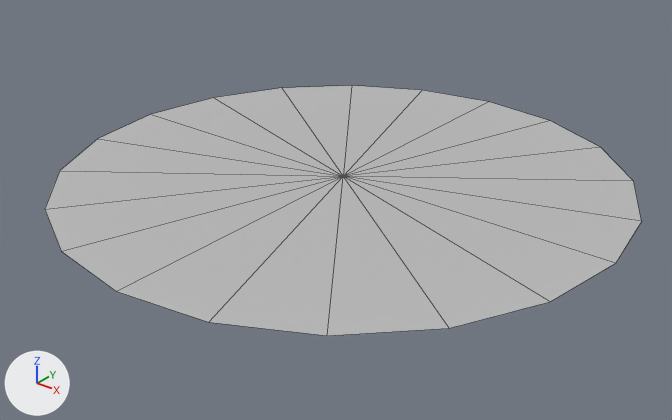
A saved change to the FBX model Assets/Entities/Player/Hel/Graphics/VFX/Switch/Circle.fbx.
The view is the same before and after, from a camera (50 mm lens) standing at (1.841, -2.34, 1.322) and looking at (-0.001, -0.038, -0.106). The lights are fixed; the arrows at lower left show +X, +Y and +Z. The picture after the commit comes second. Mesh edges are drawn as thin lines.
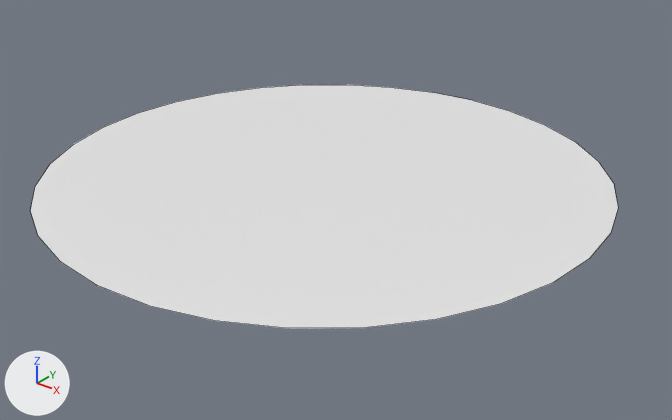
Where the change shows, as pixel boxes [x1, y1, x2, y2] in the pictures (672 x 420 px):
'pCylinder1', reshaped, moved, turned, recoloured
    before: [45, 85, 641, 336]
    after: [31, 85, 618, 328]

The edits, one by one:
me_mesh is used by ob_pcylinder1; location (0.0, 0.0, 0.012); rotation (1.571, 0.0, 0.0), in degrees (90, 0, 0); scale (0.01, 0.01, 0.01).
me_mesh had 21 vertices, 20 faces and spanned x -100.0..100.0, y 0.0, z -100.0..100.0.
me_mesh no longer uses material mat_openpbr_shader1 (grey #bcbcbc).
me_mesh now has 32 vertices, 1 face and spans x -100.0..100.0, y -100.0..100.0, z 0.0.
Part 1, on me_mesh:
19 vertices are removed from x -95.0..95.0, y 0.0, z -100.0..100.0.
20 faces are deleted.
30 vertices are added at x -98.0..98.0, y -100.0..100.0, z 0.0.
1 new face joins them.
Object 'pCylinder1' (ob_pcylinder1) turns from (90, 0, 0) to (0, 0, 0) degrees about x, y and z.
Object 'pCylinder1' (ob_pcylinder1) moves from (0.0, 0.0, 0.012) to (-0.08, 0.0, 0.0).
